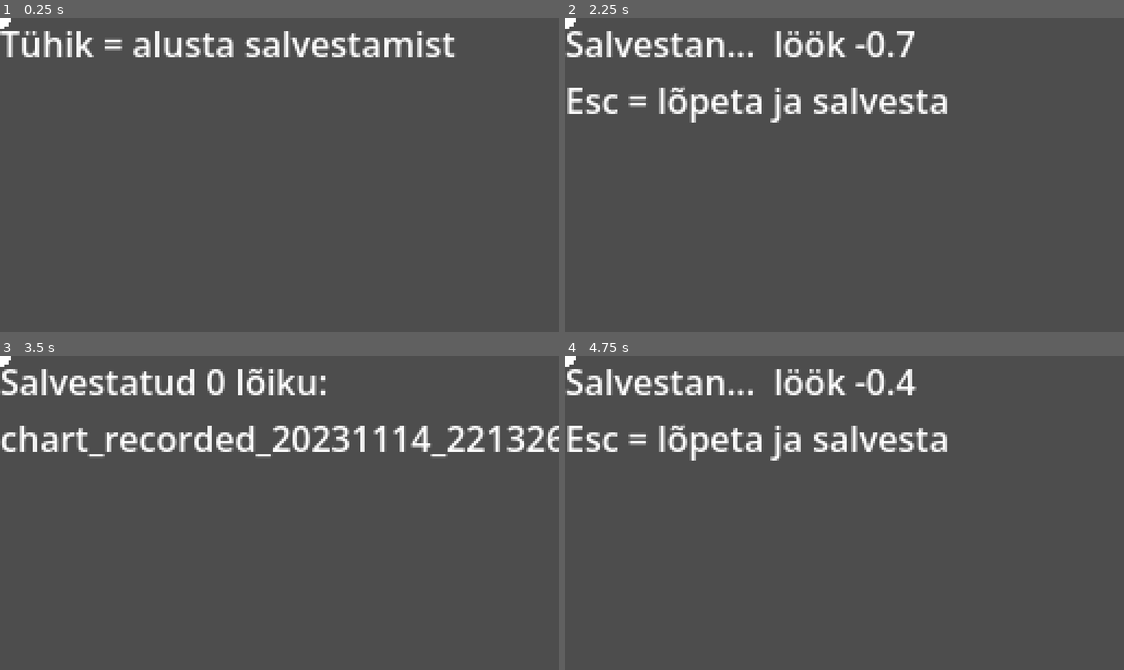
Above: before the commit, frames 1-4 (two rows, left to right).
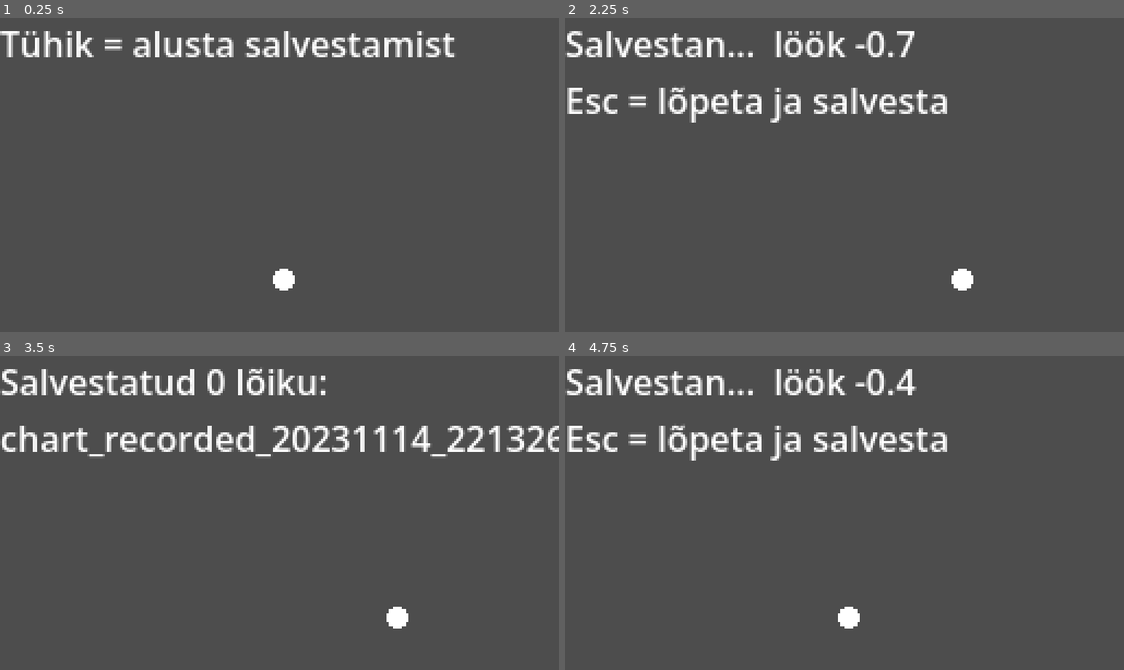
Above: after the commit, the same moments.

Repository: Arturilumae/Shapes
Game: Godot game, scene res://Scenes/recorder.tscn
Two runs of this game, one before a commit and one after it. Both use one fixed random seed, a clock stepped at 60 frames per second and the inputs below. This scene is started directly instead of the project's main scene. Sound files missing from this copy of the repository are replaced by a short silence.
Inputs:
- Up to frame 1 (0.25 s): no input
- Up to frame 2 (2.25 s): tap Enter (ui_accept) at 0.5, 1.35, 1.52, 1.82 s; hold E (hop_right) 0.53-1.28 s; hold Enter (ui_accept) 0.53-1.28 s; hold Q (hop_left) 1.28-2.03 s; hold E (hop_right) from 2.03 s (still down); hold Enter (ui_accept) from 2.03 s (still down)
- Up to frame 3 (3.5 s): keep holding E (hop_right); release Enter (ui_accept) at 2.78 s; tap Enter (ui_accept) at 2.85, 3.02, 3.32 s
- Up to frame 4 (4.75 s): release E (hop_right) at 3.53 s; hold Enter (ui_accept) 3.53-4.28 s; hold Q (hop_left) from 3.53 s (still down); tap Escape (ui_cancel) at 4.15 s; tap Enter (ui_accept) at 4.35, 4.52 s

The runs differ from the first frame. In frame 1, 0.3% of the frame differs, in the area x 0-53%, y 0-87%; in frame 2, 0.3%; in frame 3, 0.3%; in frame 4, 0.3%.
Error before the commit: Invalid call. Nonexistent function 'lane_x' in base 'Node2D (recorder.gd)'. (res://Scripts/player.gd:43)

Commit message:
New recorder

Diff:
--- a/shapes/Scenes/recorder.tscn
+++ b/shapes/Scenes/recorder.tscn
@@ -7,12 +7,6 @@
 [node name="recorder" type="Node2D" unique_id=1197249021]
 script = ExtResource("1_b88mk")
 song_path = "res://levels/demo/tuljak1.ogg"
-bpm = 95.65
-offset = 0.604
-snap = null
-start_beat = null
-reaction = null
-output_path = null
 
 [node name="Music" type="AudioStreamPlayer" parent="." unique_id=1212440370]
 stream = ExtResource("2_hyly4")
--- a/shapes/Scripts/recorder.gd
+++ b/shapes/Scripts/recorder.gd
@@ -1,114 +1,264 @@
 extends Node2D
+
 ## Salvestusrežiim: laul mängib, sina liigud ringiga radade vahel,
+
 ## ja iga raja vahetus salvestatakse chart'iks samas formaadis, mida game.gd loeb.
+
+## Nooled = tavaline (tween) liikumine, Q/E = hüpe ("hop": true).
+
 ##
+
 ## Tühik = alusta, Esc = lõpeta ja salvesta (salvestab ka laulu lõppedes ise).
 
+
 @export var song_path := "res://levels/demo/song.ogg"
-@export var bpm := 120.0          # laulu BPM (nt Pythoni skripti väljundist)
-@export var offset := 0.0         # esimese löögi aeg sekundites
+
+@export var bpm := 95.65        # laulu BPM (nt Pythoni skripti väljundist)
+
+@export var offset := 0.604         # esimese löögi aeg sekundites
+
 @export var snap := 0.5           # mitme löögi täpsusega ümardatakse (1, 0.5, 0.25)
+
 @export var start_beat := 4.0     # varasemad liigutused jäetakse välja
+
 @export var reaction := 0.05      # sinu reaktsiooniaeg sekundites, lahutatakse maha
+
 @export var output_path := "res://levels/demo/chart_recorded.json"
 
+
+@export_group("Mängija jaoks (sama mis game.gd-s)")
+
+@export var lane_x0 := 26         # esimese raja keskjoone x
+
+@export var lane_spacing := 52    # kahe raja keskjoonte vahe
+
+@export var hit_line_y := 120     # mängija y
+
+@export var scroll_speed := 110.0 # tween kestab sama kaua kui mängus
+
+
 @onready var music: AudioStreamPlayer = $Music
+
 @onready var player = $Player
+
 @onready var label: Label = $Label
 
-var changes: Array = []   # iga raja vahetus: {beat, lane}
+
+var changes: Array = []   # iga raja vahetus: {beat, lane, hop}
+
 var last_lane := -1
+
 var current_beat := 0.0
+
 var recording := false
 
+var pending_type := "tween"   # viimase liigutuse liik (tween või hop)
+
+
 
 func _ready() -> void:
+
 	music.stream = load(song_path)
+
 	if music.stream == null:
+
 		label.text = "Laulu ei leitud: " + song_path
-		return
+
+		return
+
 	music.finished.connect(save_chart)
+
+	player.move_started.connect(func(_from, _to, type): pending_type = type)
+
 	label.text = "Tühik = alusta salvestamist"
 
 
+
+# ---------- Mängija jaoks (player.gd küsib need vanemsõlmelt) ----------
+
+
+func lane_x(lane: int) -> int:
+
+	return lane_x0 + lane_spacing * lane
+
+
+
+func current_speed() -> float:
+
+	return scroll_speed
+
+
+
+# ---------- Salvestamine ----------
+
+
 func _unhandled_input(event: InputEvent) -> void:
+
 	if event.is_action_pressed("ui_accept") and not recording and music.stream != null:
+
 		start()
+
 	elif event.is_action_pressed("ui_cancel") and recording:
+
 		music.stop()
+
 		save_chart()
 
 
+
 func start() -> void:
+
 	changes.clear()
+
 	last_lane = -1
+
 	current_beat = 0.0
+
+	pending_type = "tween"
+
 	recording = true
+
 	music.play()
 
 
+
 func song_time() -> float:
+
 	return music.get_playback_position() \
+
 		+ AudioServer.get_time_since_last_mix() \
+
 		- AudioServer.get_output_latency()
 
 
+
 func _process(_delta: float) -> void:
+
 	if not recording or not music.playing:
-		return
+
+		return
+
 	current_beat = (song_time() - reaction - offset) * bpm / 60.0
 
+
 	if player.lane != last_lane:
-		changes.append({"beat": current_beat, "lane": player.lane})
+
+		var entry := {"beat": current_beat, "lane": player.lane}
+
+		# Esimene rada (last_lane == -1) pole kunagi hop
+
+		entry["hop"] = (last_lane != -1 and pending_type == "hop")
+
+		changes.append(entry)
+
 		last_lane = player.lane
 
+		pending_type = "tween"
+
+
 	label.text = "Salvestan...  löök %.1f\nEsc = lõpeta ja salvesta" % current_beat
 
 
+
 func save_chart() -> void:
+
 	if not recording:
-		return
+
+		return
+
 	recording = false
 
+
 	var notes: Array = []
+
 	for i in changes.size():
+
 		var b0 := maxf(snappedf(changes[i]["beat"], snap), start_beat)
+
 		var b1: float
+
 		if i + 1 < changes.size():
+
 			b1 = snappedf(changes[i + 1]["beat"], snap)
+
 		else:
+
 			b1 = snappedf(current_beat, snap)
+
 		if b1 - b0 <= 0.0:
+
 			continue
+
 		var lane: int = changes[i]["lane"]
+
 		if not notes.is_empty():
+
 			var prev: Dictionary = notes[-1]
+
 			if prev["lane"] == lane and is_equal_approx(prev["beat"] + prev["length"], b0):
+
 				prev["length"] += b1 - b0
+
 				continue
-		notes.append({"beat": b0, "lane": lane, "length": b1 - b0})
+
+		var note := {"beat": b0, "lane": lane, "length": b1 - b0}
+
+		if changes[i].get("hop", false):
+
+			note["hop"] = true
+
+		notes.append(note)
+
 
 	var lines := PackedStringArray()
+
 	for n in notes:
-		lines.append('    { "beat": %s, "lane": %d, "length": %s }' % [n["beat"], n["lane"], n["length"]])
+
+		var line := '    { "beat": %s, "lane": %d, "length": %s' % [n["beat"], n["lane"], n["length"]]
+
+		if n.get("hop", false):
+
+			line += ', "hop": true'
+
+		line += " }"
+
+		lines.append(line)
+
 	var text := "{\n" \
+
 		+ '  "title": "%s",\n' % song_path.get_file().get_basename() \
+
 		+ '  "audio": "%s",\n' % song_path.get_file() \
+
 		+ '  "bpm": %s,\n' % bpm \
+
 		+ '  "offset": %s,\n' % offset \
+
 		+ '  "notes": [\n' + ",\n".join(lines) + "\n  ]\n}\n"
 
+
 	# Loome unikaalse failinime ajatempli järgi (nt chart_recorded_20261010_160512.json)
+
 	var dt := Time.get_datetime_dict_from_system()
+
 	var timestamp := "%04d%02d%02d_%02d%02d%02d" % [dt.year, dt.month, dt.day, dt.hour, dt.minute, dt.second]
+
 	var dynamic_path = output_path.get_basename() + "_" + timestamp + "." + output_path.get_extension()
 
+
 	var file := FileAccess.open(dynamic_path, FileAccess.WRITE)
+
 	if file == null:
+
 		label.text = "Salvestamine ebaõnnestus: " + dynamic_path
-		return
+
+		return
+
 	file.store_string(text)
+
 	file.close()
 
+
 	label.text = "Salvestatud %d lõiku:\n%s" % [notes.size(), dynamic_path.get_file()]
+
 	print("Salvestatud: ", ProjectSettings.globalize_path(dynamic_path))
